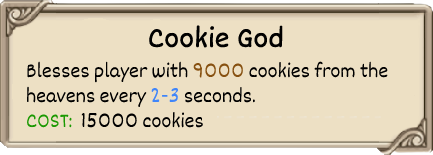
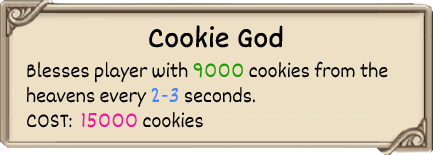
Two versions of the same layered image (433 × 155). Layer-by-layer changes:
painted on "Blesses player with 9000 cookies" over [27, 63, 243, 128]
